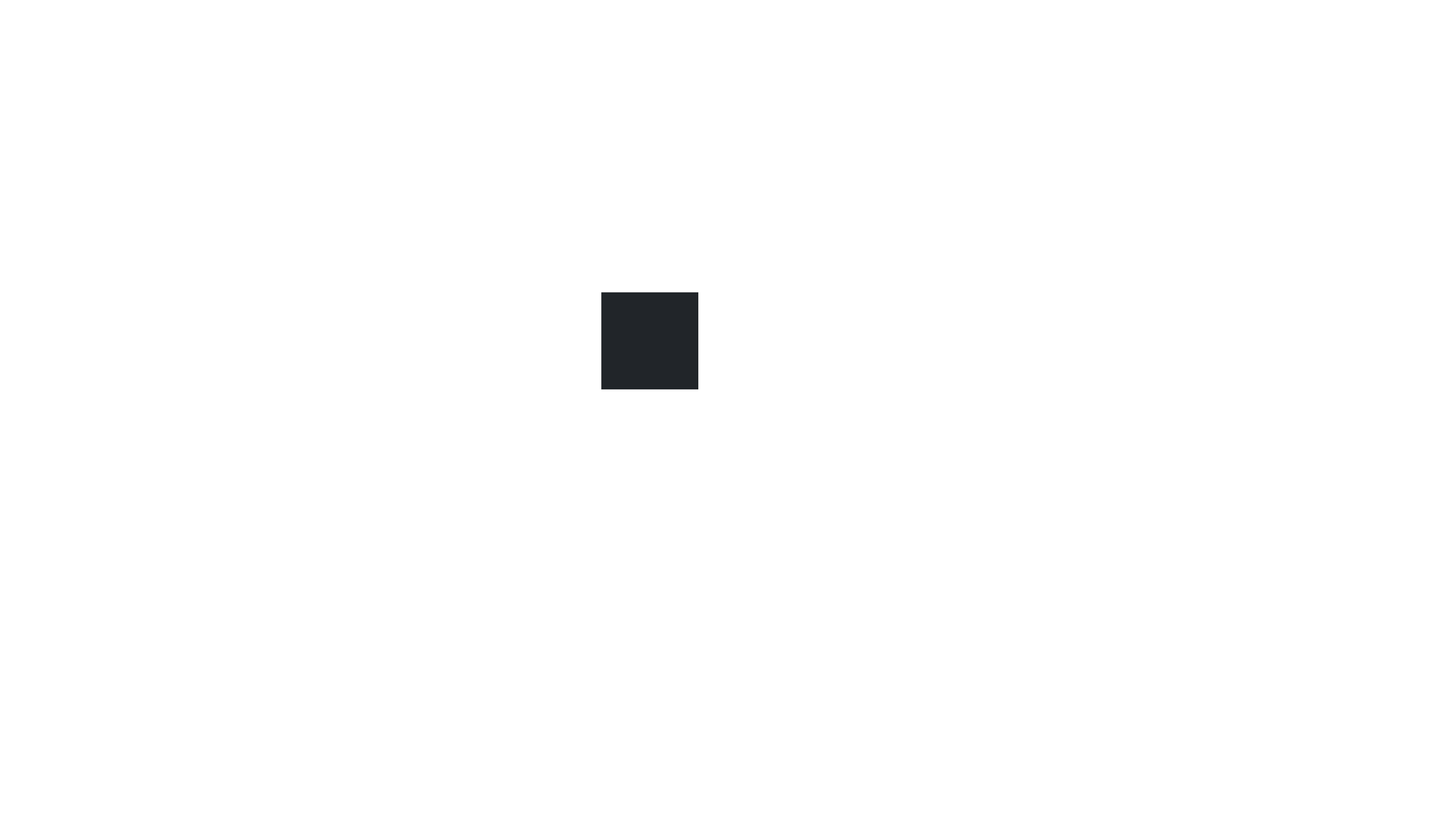
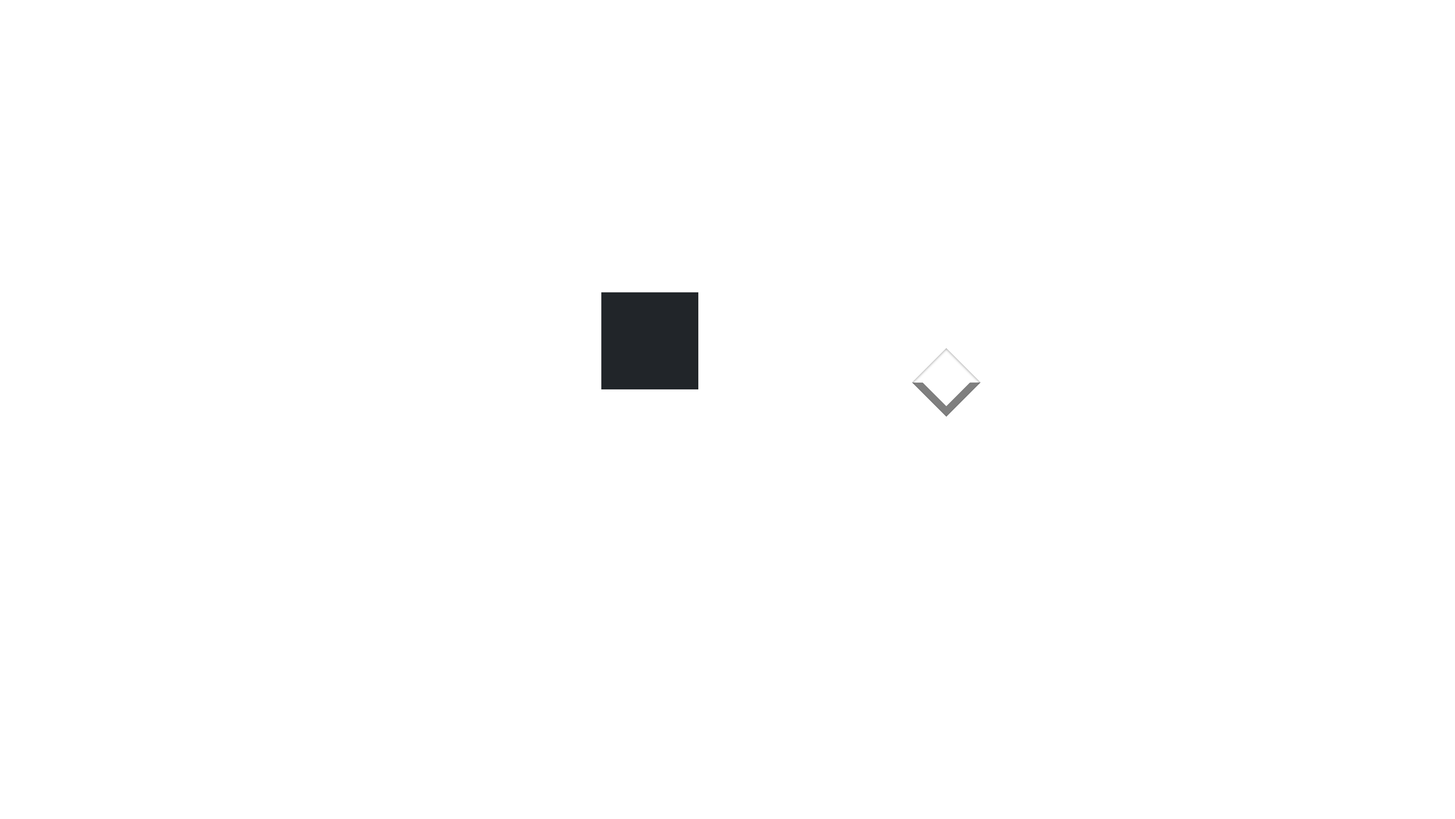
Comparing the layer stacks of the two 1455×819 images. Changes:
added layer "Coin1" above "Coin" over [912, 347, 981, 417]
